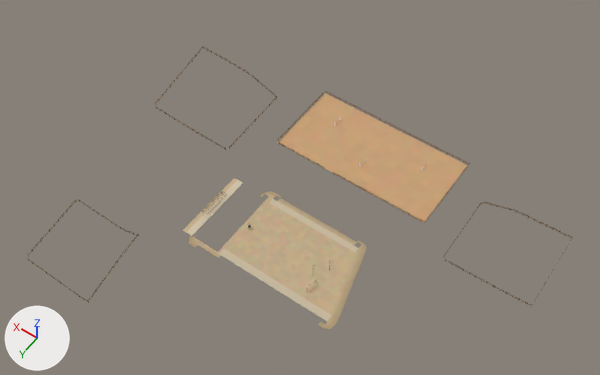
The glTF model games/yorimichi/assets/belmonte/meshes/SM_BM_BE_0_Grounds.glb: old version first, new version second.
Both versions are drawn from a camera (50 mm lens) standing at (-110.0, 139.0, 261.0) and looking at (5.0, -22.0, 8.0). Lighting does not change. The marker at lower left points along +X, +Y and +Z. The picture after the commit comes second. Vertices at exactly the same position are counted once.

The first picture shows 'SM_BM_BE_0_Grounds'.
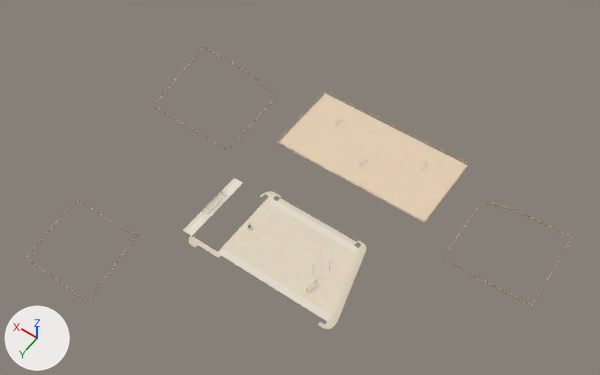
What differs and where, as boxes (x1, y1, x2, y2) in the pictures (600 x 375 px):
part 1 of me_sm_be_0_grounds, recoloured: (27, 46, 573, 329) in both
part 2 of me_sm_be_0_grounds, recoloured (lighter): (183, 93, 468, 329) in both

What changed in the scene script:
```text
Change me_sm_be_0_grounds:
    where me_sm_be_0_grounds.from_pydata(...)  # 8874 vertices, 11996 faces; spans x -90.0..84.0, y -76.0..55.0, z -17.0..11.0
    used by ob_sm_bm_be_0_grounds; location = (0.0, 0.0, 0.0)
    me_sm_be_0_grounds part 1: 9814 faces centred in x -90.0..84.0, y -76.0..55.0, z -16.0..11.0 are repainted in the vertex colours; the middle colour goes from brown #836546 to beige #bea98f
    me_sm_be_0_grounds part 2: 2182 faces centred in x -39.0..33.0, y -74.0..19.0, z 0.0..7.0 are repainted in the vertex colours; the middle colour goes from beige #c9ad89 to pale yellow #e6d7c2
```
